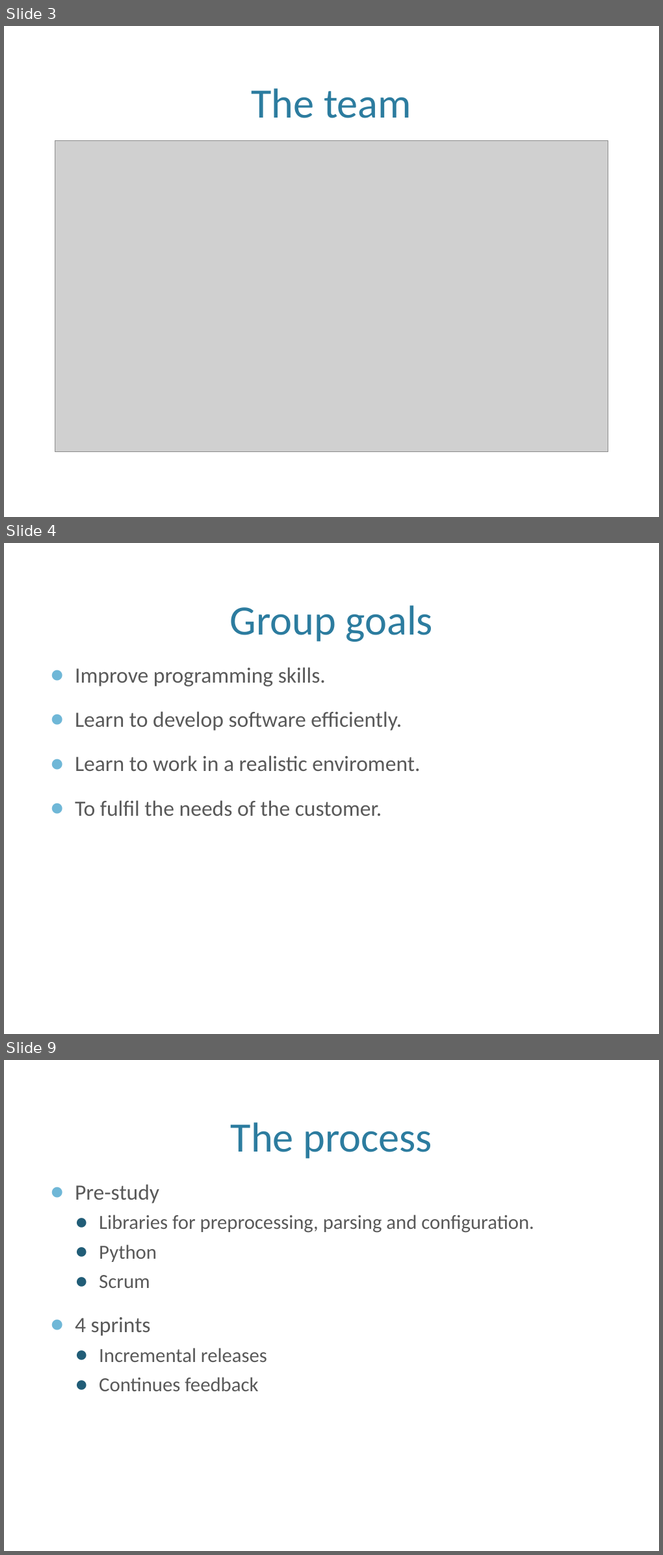
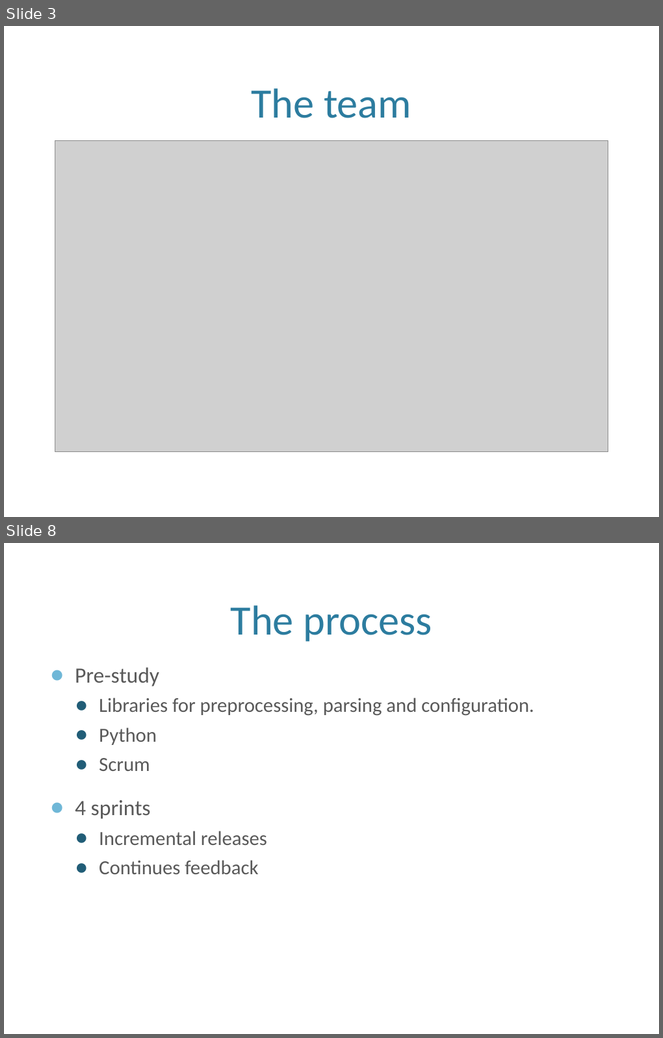
Before and after one commit to eventh/kpro9, a slide deck: presentation/TDT4290_Customer_Presentasjon.pptx. Shown one above the other, each under a label of ours: slides 3, 4 and 9 before the commit, slides 3 and 8 after it; the slides between them are not shown. The pictures are 663x1555 and 663x1038 pixels, drawn with LibreOffice and Linux fonts; fonts in the diff are those of the drawing; grey boxes stand for pictures; background and template pictures are left out. Boxes give left, top, right and bottom in pixels: in the first picture for what was removed or moved away, otherwise in the second. Text is boxed around its words. In the diff, an @@ line names an element or a change of style, - is before the commit and + after.

Commit message:
Changes to the customer presentation.

```diff
--- a/presentation/TDT4290_Customer_Presentasjon.pptx
+++ b/presentation/TDT4290_Customer_Presentasjon.pptx
@@ slide 4 removed at bbox=[4, 543, 659, 1034], background picture (left out) @@
@@ title removed at bbox=[230, 605, 434, 642] @@
-Group goals
@@ text removed at bbox=[75, 667, 420, 816] @@
-● Improve programming skills.
-● Learn to develop software efficiently.
-● Learn to work in a realistic enviroment.
-● To fulfil the needs of the customer.
@@ what was slide 9 is now slide 8 @@
```
Also in this commit, not shown: 6 slides changed.
